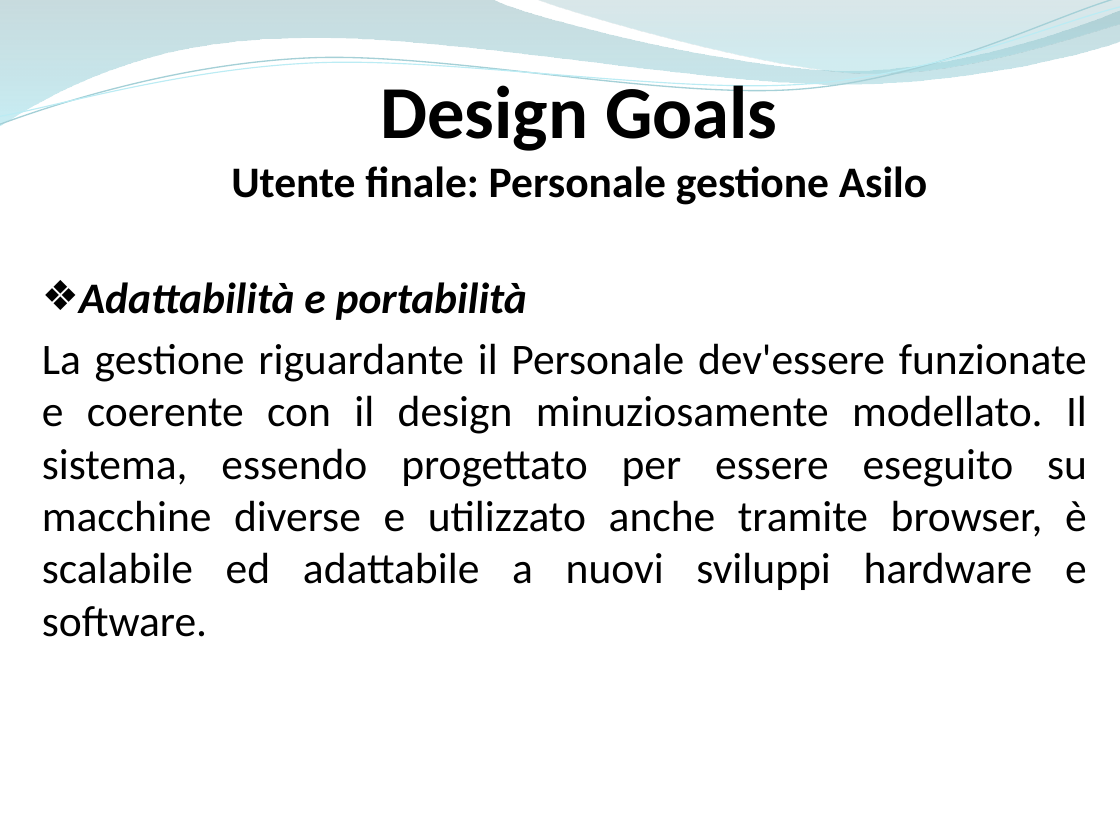
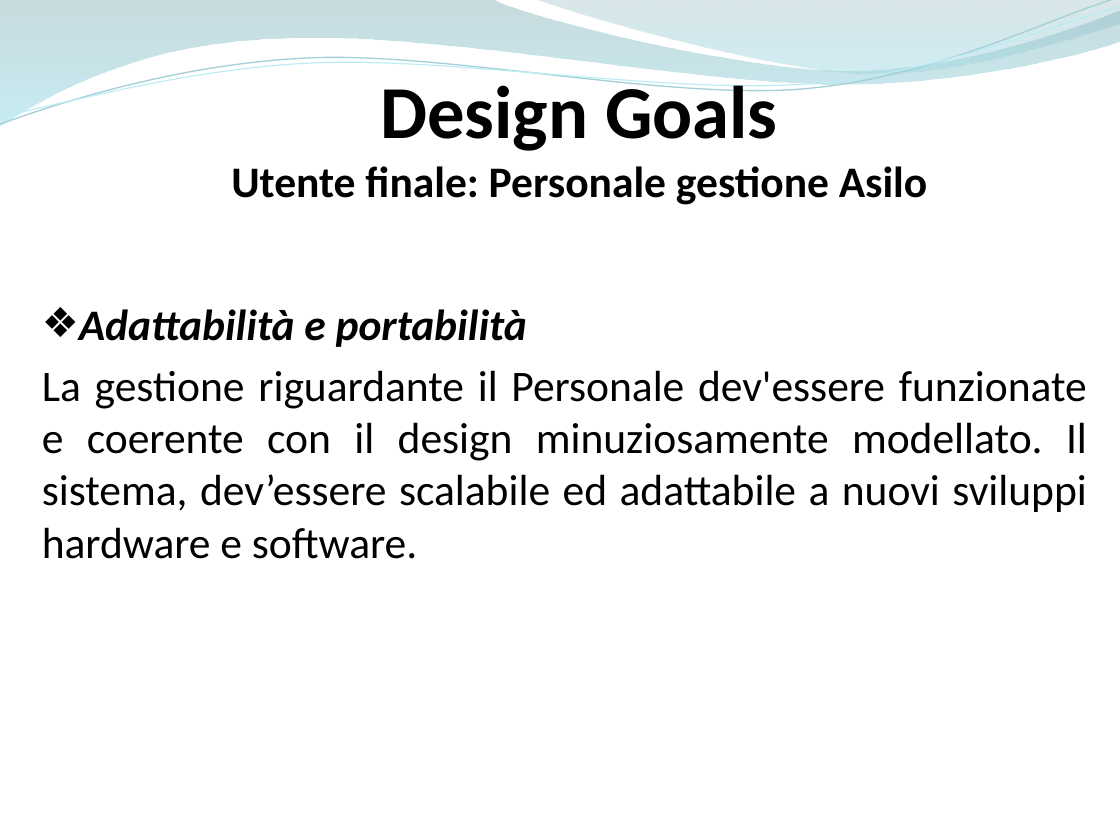
Before and after one commit to ammirate/at-silo, a slide deck: slide 7 of Presentazione/Atsilo1/Micco/Atsilo_A_Micco.pptx. Drawn at 1120x840 pixels with LibreOffice and Linux fonts; fonts in the diff are those of the drawing. Boxes give left, top, right and bottom in pixels: in the first picture for what was removed or moved away, otherwise in the second. Text is boxed around its words. In the diff, an @@ line names an element or a change of style, - is before the commit and + after.

```diff
--- a/Presentazione/Atsilo1/Micco/Atsilo_A_Micco.pptx
+++ b/Presentazione/Atsilo1/Micco/Atsilo_A_Micco.pptx
@@ text "Adattabilità e portabilità": place and size @@
-text "Adattabilità e portabilità" at [42,282,1087,637]
+text "Adattabilità e portabilità" at [42,309,1087,559]
@@ text at [42,370,1087,559]: text changed @@
-La gestione riguardante il Personale dev'essere funzionate e coerente con il design minuziosamente modellato. Il sistema, essendo progettato per essere eseguito su macchine diverse e utilizzato anche tramite browser, è scalabile ed adattabile a nuovi sviluppi hardware e software.
+La gestione riguardante il Personale dev'essere funzionate e coerente con il design minuziosamente modellato. Il sistema, dev’essere scalabile ed adattabile a nuovi sviluppi hardware e software.
```
Also in this commit, not shown: 9 other slides changed.
